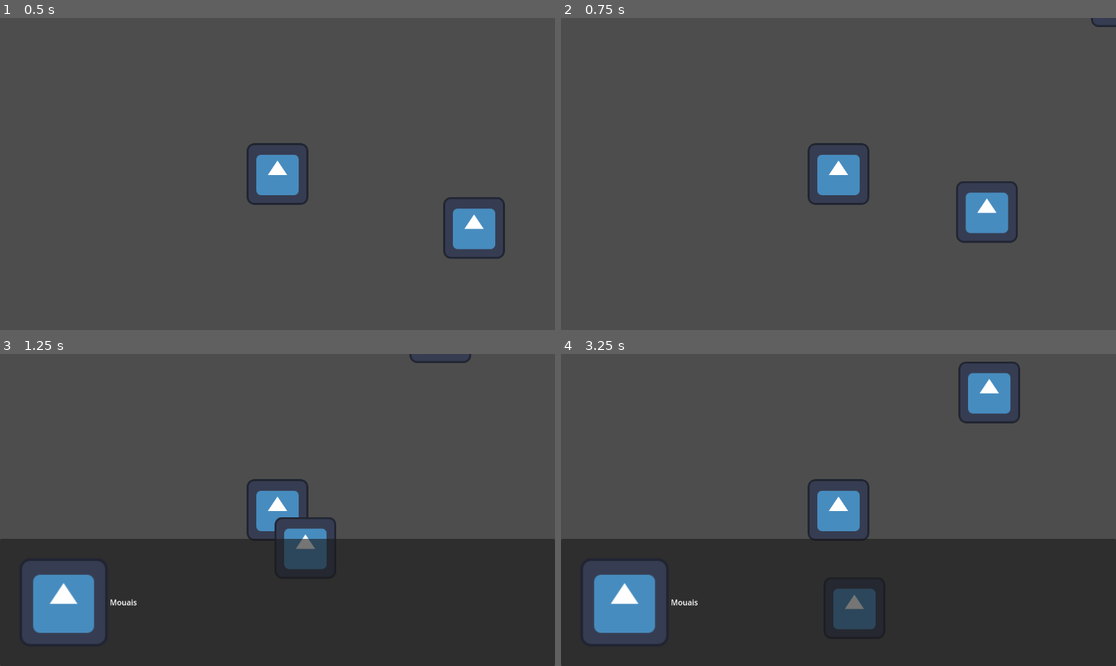
Above: before the commit, frames 1-4 (two rows, left to right).
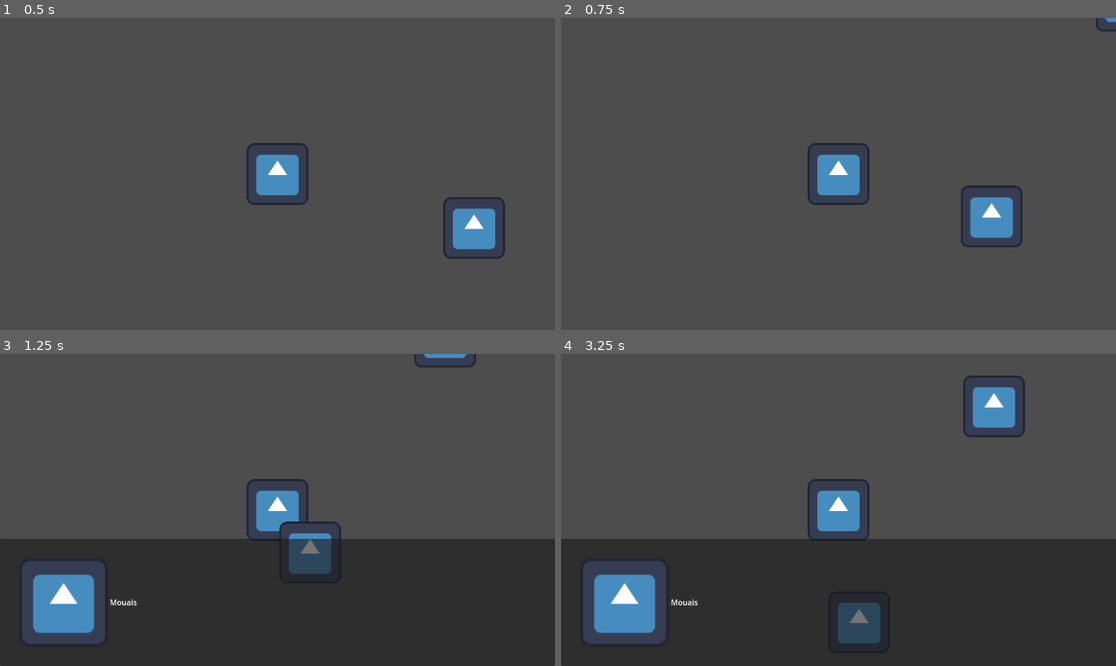
Above: after the commit, the same moments.

Repository: youpioup/solvefortommorow
Game: Godot game, scene res://scene/monde/monde.tscn
Same seed, same stepped clock (60 frames per second), same inputs: the game is played once before the commit and once after it. The engine's default icon, where the game draws it, is replaced by a stand-in: a white triangle on a blue panel in a dark square.
Inputs:
- Up to frame 1 (0.5 s): no input
- Up to frame 2 (0.75 s): tap Enter at 0.5 s; hold D (droite) from 0.53 s (still down); tap S (reculer) at 0.6 s
- Up to frame 3 (1.25 s): keep holding D (droite)
- Up to frame 4 (3.25 s): release D (droite) at 1.28 s; hold A (gauche) 1.28-2.03 s; tap S (reculer) at 1.35, 2.1, 2.85 s; hold D (droite) 2.03-2.78 s; hold W (avancer) from 2.78 s (still down)

Frame 1 is identical in both runs. In frame 2, 1.2% of the frame differs, in the area x 71-100%, y 0-74%; in frame 3, 1.0%; in frame 4, 2.4%, in the area x 49-84%, y 2-93%.

Commit message:
normalisatoin du mvm du joueur

Diff:
--- a/scene/Kayou/kayou.gd
+++ b/scene/Kayou/kayou.gd
@@ -6,5 +6,6 @@
 	var dir = Vector2.ZERO
 	dir.y = Input.get_axis("avancer", "reculer")
 	dir.x = Input.get_axis("gauche", "droite")
+	dir = dir.normalized()
 	velocity = dir * speed
 	move_and_slide()
